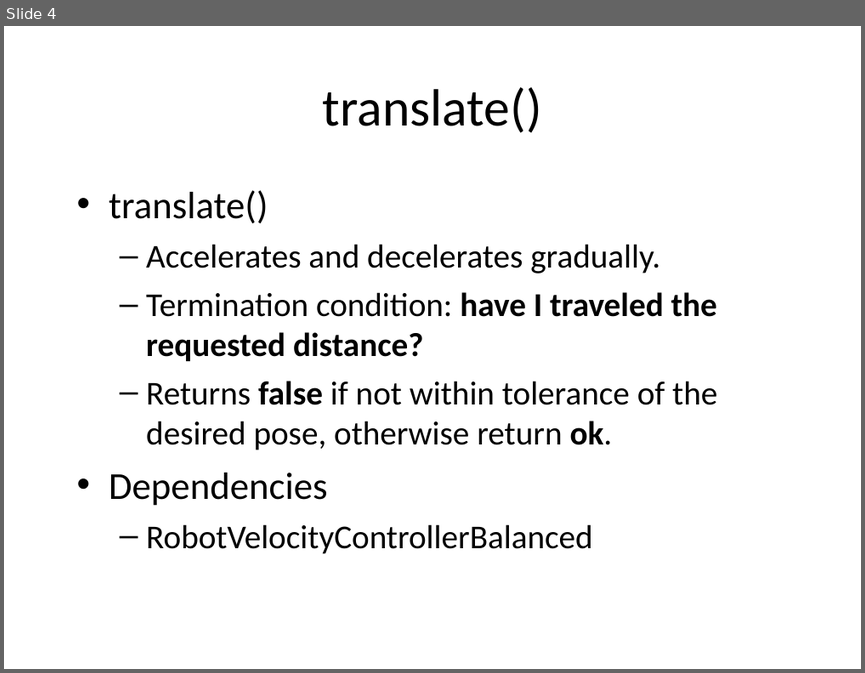
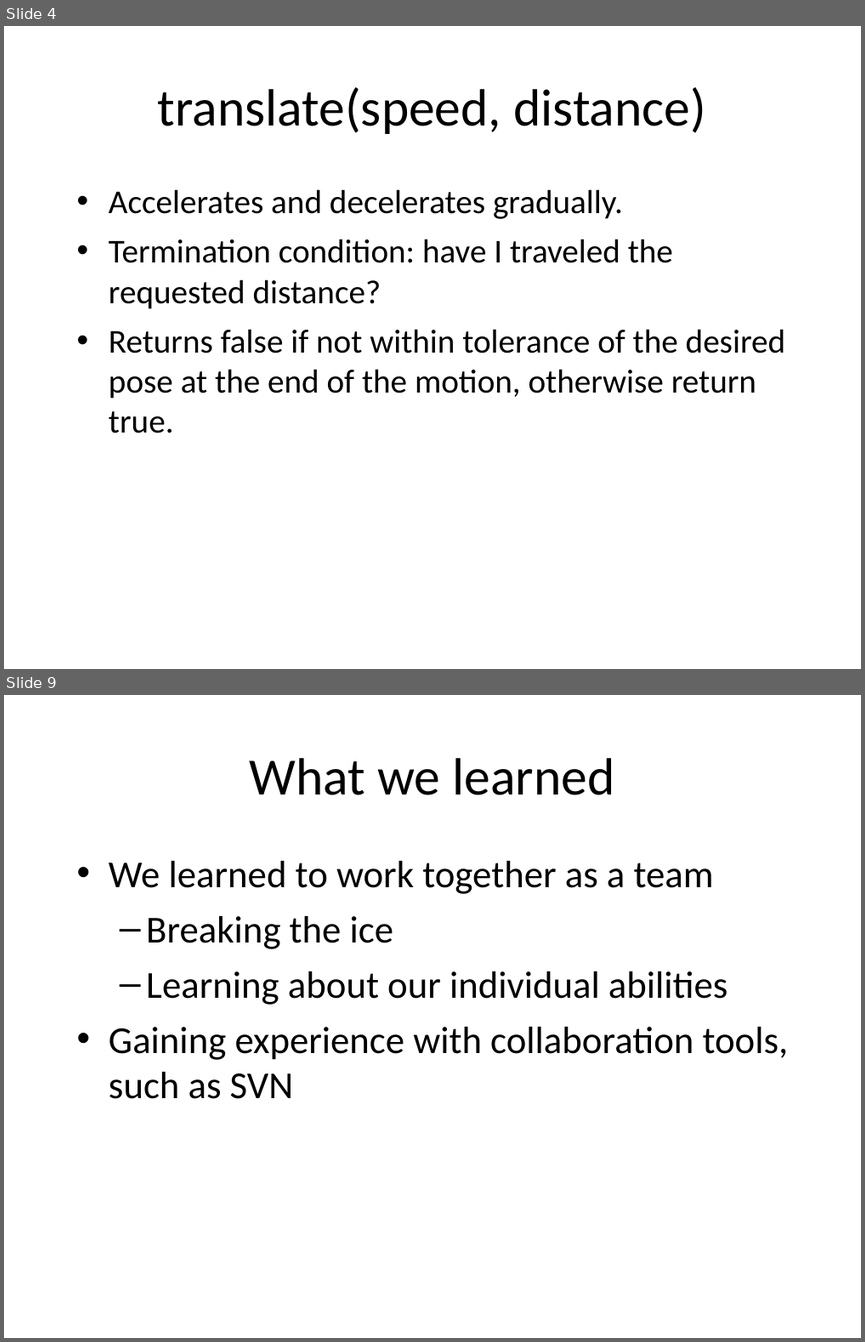
Before and after one commit to nforrester/6.141_labs, a slide deck: Other/RSS Lab 2 Presentation.ppt. Shown one above the other, each under a label of ours: slide 4 before the commit, slides 4 and 9 after it; the slides between them are not shown. The pictures are 865x673 and 865x1342 pixels, drawn with LibreOffice and Linux fonts; fonts in the diff are those of the drawing. Boxes give left, top, right and bottom in pixels: in the first picture for what was removed or moved away, otherwise in the second. Text is boxed around its words. In the diff, an @@ line names an element or a change of style, - is before the commit and + after.

```diff
--- a/Other/RSS Lab 2 Presentation.ppt
+++ b/Other/RSS Lab 2 Presentation.ppt
@@ slide 9 added at (4, 695, 861, 1338), background #FFFFFF @@
@@ text added at (250, 758, 614, 795), 44 pt, text #000000 @@
+What we learned
@@ text added at (109, 861, 789, 1099), 32 pt, text #000000 @@
+• We learned to work together as a team
+  – Breaking the ice
+  – Learning about our individual abilities
+• Gaining experience with collaboration tools, such as SVN
@@ slide 4 changed as well @@
@@ text at (158, 87, 706, 134): text changed @@
-translate()
+translate(speed, distance)
@@ text at (109, 190, 268, 223): paragraph removed @@
-• translate()
@@ text at (109, 189, 673, 309): bold off in "have I traveled the requested distance?"; bullet – to •; list level 2 to 1 in "Accelerates and decelerates gradually."; list level 2 to 1 in "Termination condition: have I traveled ..." @@
@@ text at (109, 329, 786, 433): text changed @@
-  – Returns false if not within tolerance of the desired pose, otherwise return ok.
-• Dependencies
-  – RobotVelocityControllerBalanced
+• Returns false if not within tolerance of the desired pose at the end of the motion, otherwise return true.
```
Also in this commit, not shown: 2 other slides changed, 5 other slides added, 3 slides removed.
